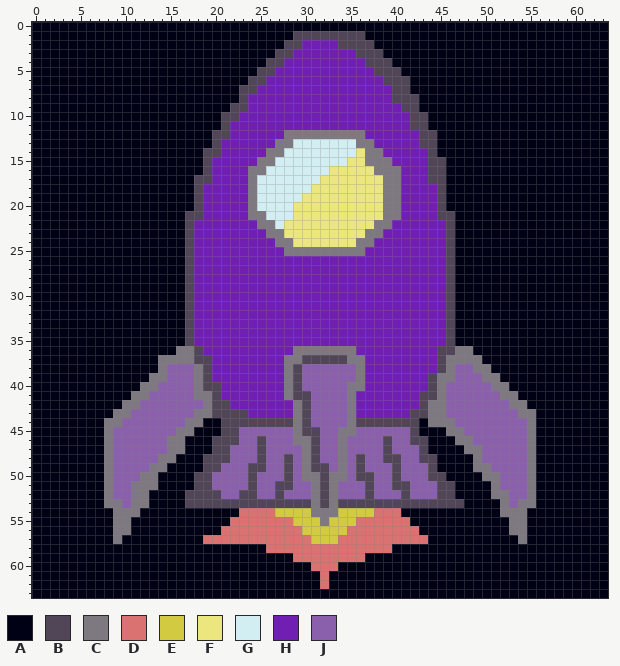
A pixel-art sprite gets an edit: Assets/Player/2.png. Above is the file before it was changed.
The file is 64x64 pixels. Colours within 5 levels of each other are drawn and written as one.
Palette (. is transparent): A #000114  B #504657  C #7e7981  D #d97270  E #d2ca40  F #ece67e  G #d3eef3  H #711fb2  J #8a5fab
The result:
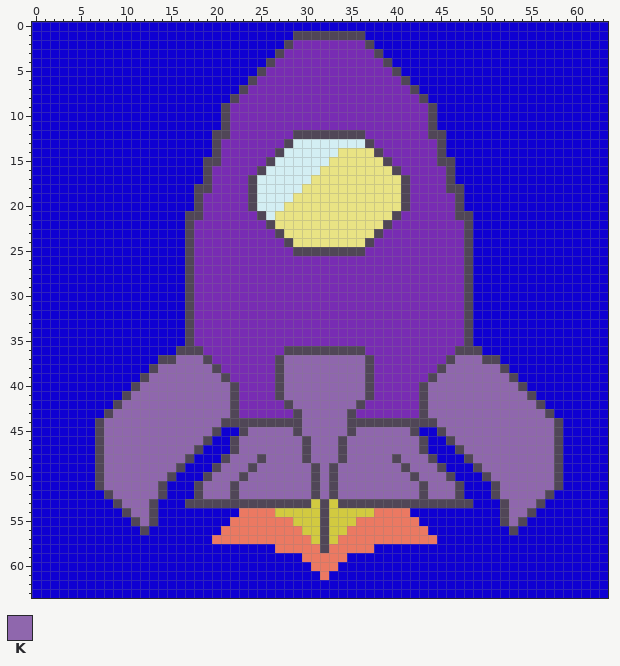
Colours new in this view: K #8f67ad
Edits made:
colour A: #000114 -> #0f00d2
colour D: #d97270 -> #eb7962
colour F: #ece67e -> #e9e384
colour H: #711fb2 -> #782cb3
y 2: x 29 B -> H; x 34..36 BBB -> HHH
y 3: x 28 B -> H; x 36..37 BB -> HH
y 4: x 27 B -> H; x 37..38 BB -> HH
y 5: x 26 B -> H; x 38..39 BB -> HH
y 6: x 25 B -> H; x 39..40 BB -> HH
y 7: x 24 B -> H; x 40..42 BBA -> HHB
y 8: x 22..23 AB -> BH; x 40..43 BBBA -> HHHB
y 9: x 21..23 ABB -> BHH; x 41..44 BBAA -> HHHB
y 10: x 22 B -> H; x 42..44 BBA -> HHB
y 11: x 42..44 BBA -> HHB
y 12: x 28..36 CCCCCCCCC -> HBBBBBBBB; x 43 B -> H; x 45 A -> B
y 13: x 27..28 CC -> HB; x 36..37 CC -> GB; x 43..45 BBA -> HHB
y 14: x 19 B -> A; x 26..27 CC -> HB; x 34..35 GG -> FF; x 37..38 CC -> FB; x 44..45 BA -> HB
y 15: x 20 H -> B; x 25..26 CC -> HB; x 33..34 GG -> FF; x 37..39 CCC -> FFB; x 44 B -> H; x 46 A -> B
y 16: x 24..25 CC -> HB; x 32 G -> F; x 38..40 CCC -> FFB; x 44..46 BBA -> HHB
y 17: x 18 B -> A; x 24 C -> B; x 31 G -> F; x 39..41 CCH -> FFB; x 44..46 BBA -> HHB
y 18: x 19 H -> B; x 24 C -> B; x 30 G -> F; x 39..41 CCH -> FFB; x 45..47 BAA -> HBB
y 19: x 24 C -> B; x 29 G -> F; x 39..41 CCH -> FFB; x 45..47 BAA -> HHB
y 20: x 24 C -> B; x 28 G -> F; x 39..41 CCH -> FFB; x 45..47 BAA -> HHB
y 21: x 24..25 CC -> HB; x 27..28 GG -> FF; x 39..40 CC -> FB; x 45..48 BBAA -> HHBB
y 22: x 25..27 CCG -> HBF; x 38..39 CC -> FB; x 46..48 BAA -> HHB
y 23: x 26..27 CC -> HB; x 37..38 CC -> FB; x 46..48 BAA -> HHB
y 24: x 27..28 CC -> HB; x 36..37 CC -> FB; x 46..48 BAA -> HHB
y 25: x 28..36 CCCCCCCCC -> HBBBBBBBB; x 46..48 BAA -> HHB
y 26..35: x 46..48 BAA -> HHB
y 36: x 16..17 CC -> BB; x 28..36 HCCCCCCCH -> BBBBBBBBB; x 45..49 BBCCA -> HHBBB
y 37: x 14..18 CCCCB -> BBKKK; x 27..37 HCCBBBBBCCH -> BKKKKKKKKKB; x 45..51 BCCCCAA -> HBKKKBB
y 38: x 13..20 ACJJJCBH -> BKKKKKKB; x 27..37 HCBJJJJJJCH -> BKKKKKKKKKB; x 46..52 CJJCCAA -> KKKKKKB
y 39: x 12..21 ACCJJJCBHH -> BKKKKKKKKB; x 27..37 HCBJJJJJJCH -> BKKKKKKKKKB; x 45..53 CCJJJCCAA -> KKKKKKKKB
y 40: x 11..22 ACCJJJJCBBHH -> BKKKKKKKKKKB; x 27..37 HCBJJJJJCCH -> BKKKKKKKKKB; x 43..54 HBCJJJJJCCAA -> BKKKKKKKKKKB
y 41: x 10..22 ACCJJJJJCCBHH -> BKKKKKKKKKKKB; x 27..37 HCBBJJJJCHH -> BKKKKKKKKKB; x 44..55 BCJJJJJJCCAA -> KKKKKKKKKKKB
y 42: x 9..22 ACCJJJJJJJCBBH -> BKKKKKKKKKKKKB; x 28..36 HCBJJJJCH -> BKKKKKKKB; x 44..56 CCJJJJJJJCCAA -> KKKKKKKKKKKKB
y 43: x 8..21 ACCJJJJJJJCCBB -> BKKKKKKKKKKKKK; x 23 B -> H; x 29..35 CBJJJJC -> BKKKKKB; x 42 B -> H; x 44..57 CCJJJJJJJJCCAA -> KKKKKKKKKKKKKB
y 44: x 7..20 ACCJJJJJJJCCAA -> BKKKKKKKKKKKKK; x 29..35 CBJJJJC -> BKKKKKB; x 43..58 ACCCJJJJJJJJCAAA -> BBKKKKKKKKKKKKKB
y 45: x 7..41 ACJJJJJJJCCAAABBJJJJJJCBBJJCCJJJJJJ -> BKKKKKKKKKKKKBAABKKKKKBKKKKKBKKKKKK; x 45..58 ACCJJJJJJJCAAA -> BKKKKKKKKKKKKB
y 46: x 7..21 ACJJJJJJCCAAABB -> BKKKKKKKKKKKBAA; x 23..42 JJBJJJCCBJJCJJJJBJJB -> KKKKKKKBKKKBKKKKKKKK; x 46..58 ACCJJJJJJCAAA -> BKKKKKKKKKKKB
y 47: x 7..18 ACJJJJJJCCAA -> BKKKKKKKKKKB; x 20..42 BBJJJBJJJJCBJJCJJJJBJJJ -> AABKKKKKKKBKKKBKKKKKKKK; x 47..58 ACCJJJJJCAAA -> BKKKKKKKKKKB
y 48: x 7..17 ACJJJJJCCAA -> BKKKKKKKKKB; x 19..20 BB -> AA; x 22..24 JJJ -> KKK; x 26..39 JJBJCBJJCJBJJB -> KKKKBKKKBKKKKK; x 41..43 JJB -> KKK; x 48..58 ACJJJJJCAAA -> BKKKKKKKKKB
y 49: x 7..16 ACJJJJCCAA -> BKKKKKKKKB; x 19 B -> A; x 21..23 JJJ -> KKK; x 25..30 BJJBJC -> KKKKKK; x 32..45 BJCJBJJJBJJJBA -> KBKKKKKKKBKKKB; x 49..58 CCJJJJCAAA -> BKKKKKKKKB
y 50: x 7..15 ACJJJCCAA -> BKKKKKKKB; x 18 B -> A; x 20..46 JJJJBJJJBJCCBCCJBBJJBJJJBBA -> KKKBKKKKKKKBKBKKKKKKKKBKKKB; x 50..58 CCJJJCAAA -> BKKKKKKKB
y 51: x 7..14 ACJJCCCA -> BKKKKKKB; x 19..47 BJJJJBJJBBJJCBCJJJBJJBBJJJBBA -> KKKBKKKKKKKKBKBKKKKKKKKKBKKKB; x 51..58 CJJJCAAA -> BKKKKKKB
y 52: x 8..14 CJJCCAA -> BKKKKKB; x 17 B -> A; x 19..47 BBJJBBJJBJJJCBCJJJBJJJBJJJBBA -> KKKBKKKKKKKKBKBKKKKKKKKKBKKKB; x 51..57 CCJJCAA -> BKKKKKB
y 53: x 8..13 CCJCCA -> ABKKKB; x 31 C -> E; x 33 C -> E; x 48 A -> B; x 52..56 CJCCA -> BKKKB
y 54: x 9..13 CCCAA -> ABKKB; x 31..33 CCC -> EBE; x 41 A -> D; x 52..55 CCCA -> BKKB
y 55: x 9..13 CCAAA -> AABKB; x 32 C -> B; x 42 A -> D; x 52..54 ACC -> BKB
y 56: x 9..10 CC -> AA; x 12 A -> B; x 32 E -> B; x 43 A -> D; x 53..54 CC -> BA
y 57: x 9 C -> A; x 19 D -> A; x 32 E -> B; x 44 A -> D; x 54 C -> A
y 58: x 26 D -> A; x 32 D -> B; x 38..39 DD -> AA
y 59: x 29 D -> A; x 35..36 DD -> AA
y 62: x 32 D -> A
